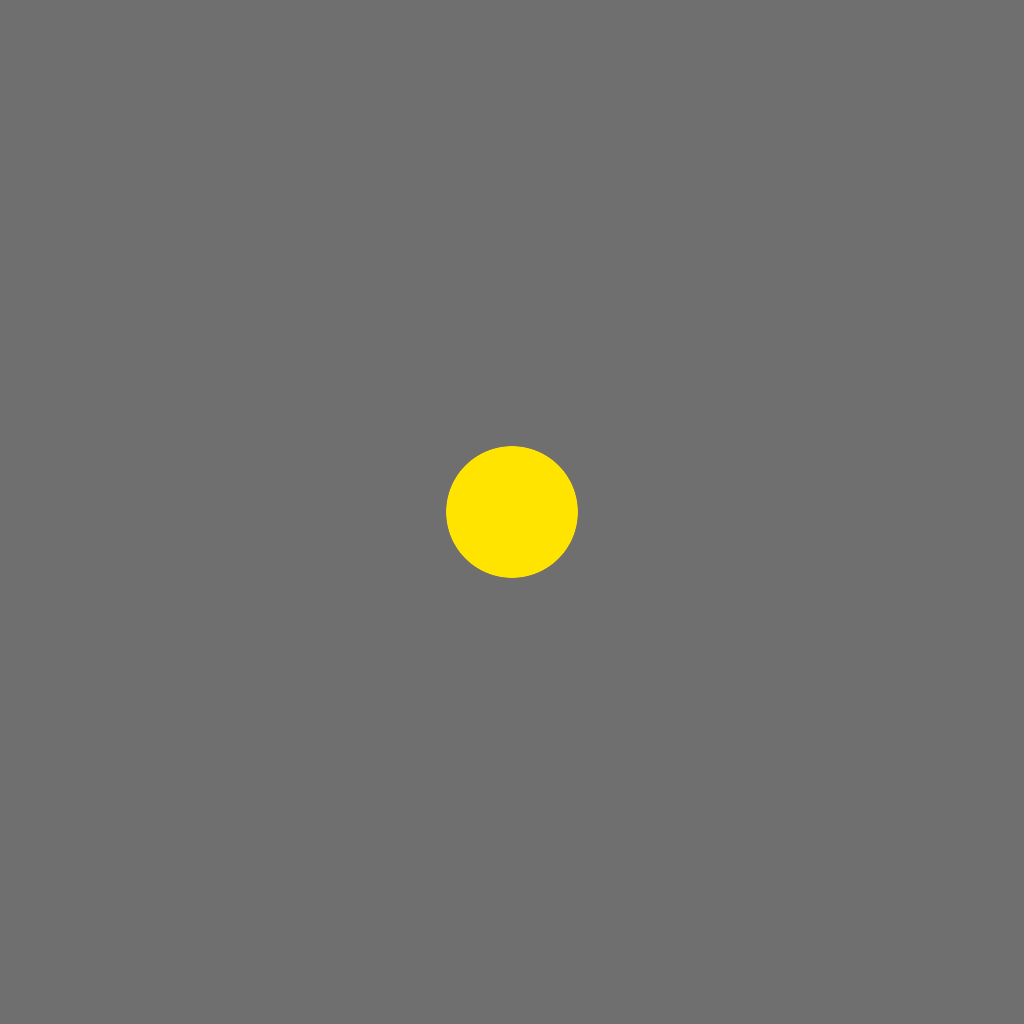
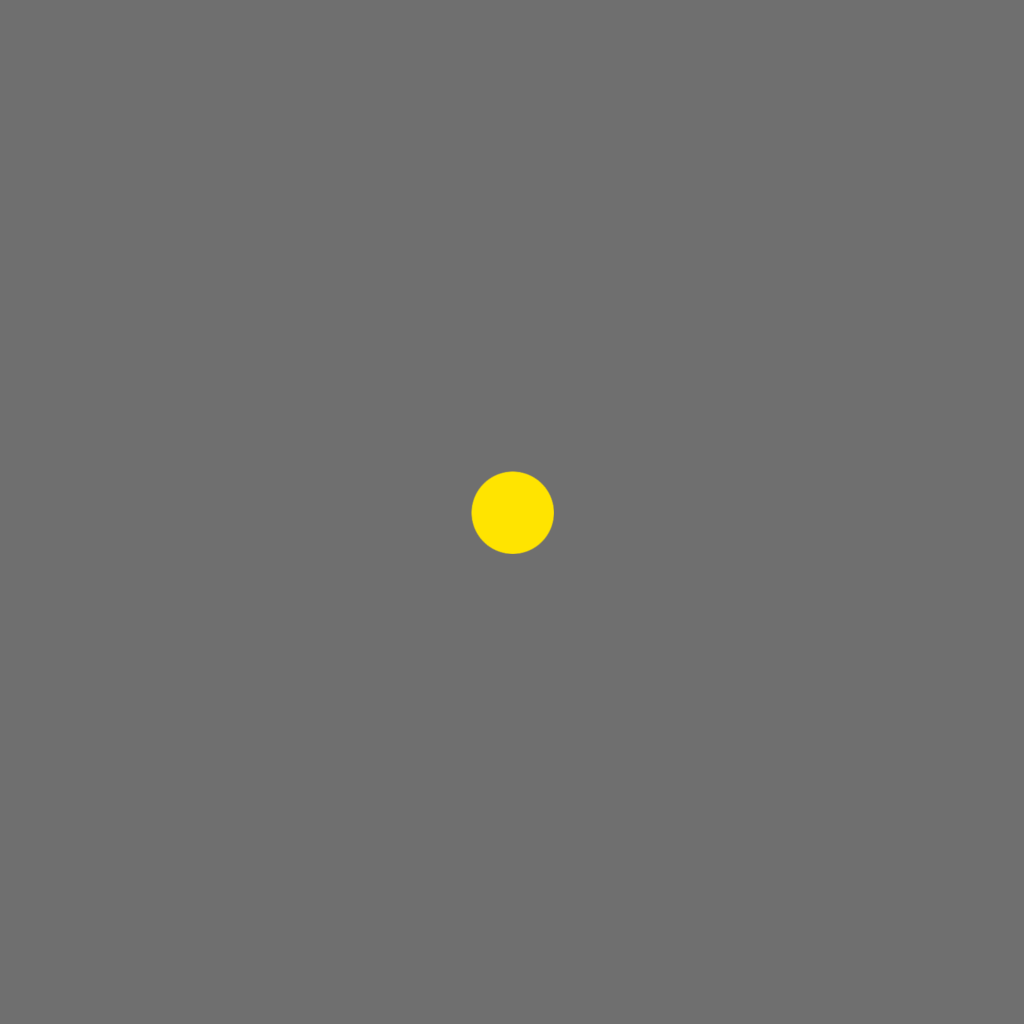
Before/after of a 1024px x 1024px layered artwork. What changed in the layer stack:
painted on "Pasted Layer" over [left=446, top=446, right=578, bottom=578]
